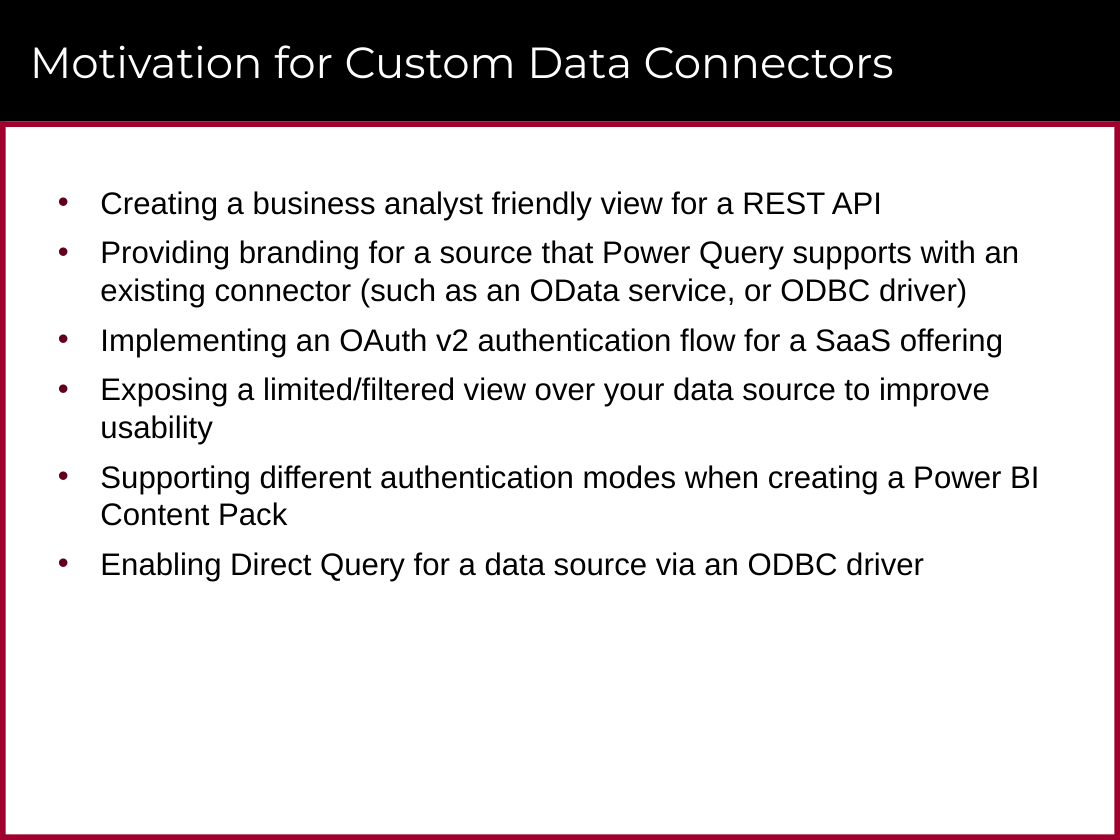
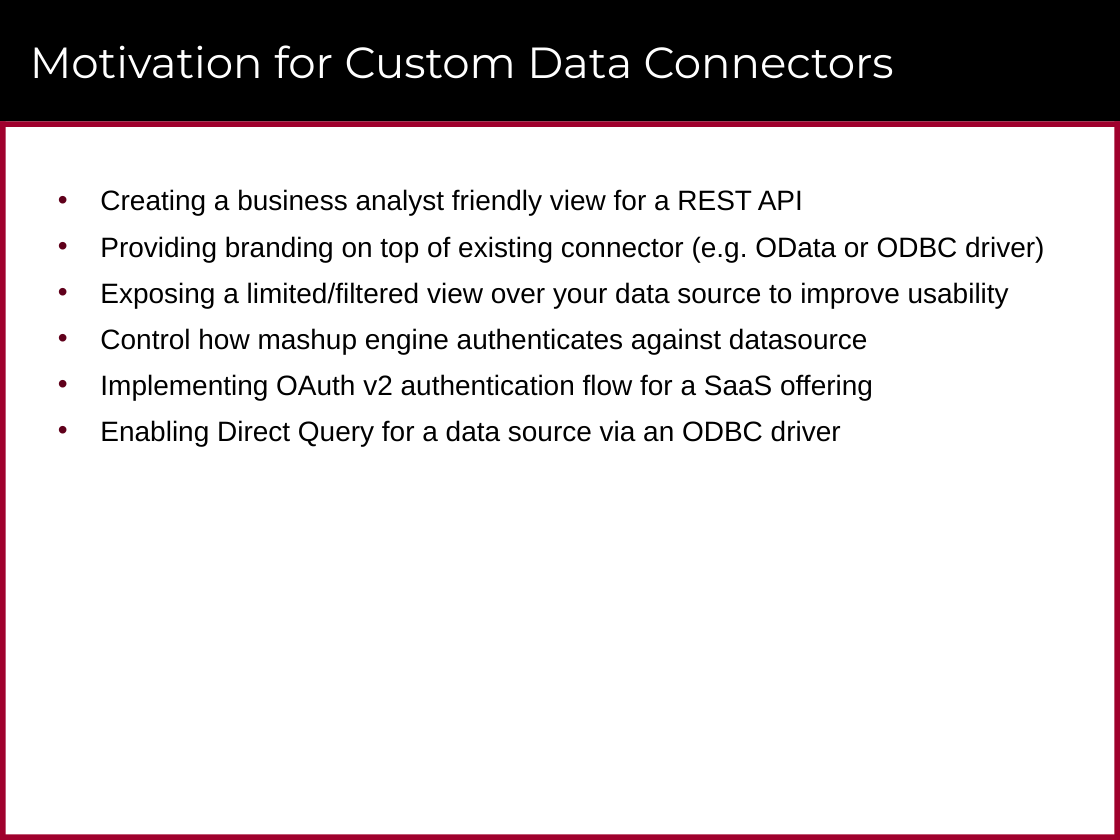
Before and after one commit to CriticalPathTraining/Intro2M, a slide deck: slide 47 of Introduction to M Programming for the Power BI Warrior.pptx. Drawn at 1120x840 pixels with LibreOffice and Linux fonts; fonts in the diff are those of the drawing; background and template pictures are left out. Boxes give left, top, right and bottom in pixels: in the first picture for what was removed or moved away, otherwise in the second. Text is boxed around its words. In the diff, an @@ line names an element or a change of style, - is before the commit and + after.

```diff
--- a/Introduction to M Programming for the Power BI Warrior.pptx
+++ b/Introduction to M Programming for the Power BI Warrior.pptx
@@ text at (x1=100, y1=189, x2=1009, y2=446): size 20 to 18 pt in "Creating a business analyst friendly view for ...", "Exposing a limited/filtered view over your data ...", "Enabling Direct Query for a data source ..." @@
@@ text at (x1=100, y1=236, x2=1044, y2=262): text changed; size 20 to 18 pt @@
-• Providing branding for a source that Power Query supports with an existing connector (such as an OData service, or ODBC driver)
-• Implementing an OAuth v2 authentication flow for a SaaS offering
+• Providing branding on top of existing connector (e.g. OData or ODBC driver)
@@ text at (x1=100, y1=328, x2=873, y2=400): text changed; size 20 to 18 pt @@
-• Supporting different authentication modes when creating a Power BI Content Pack
+• Control how mashup engine authenticates against datasource
+• Implementing OAuth v2 authentication flow for a SaaS offering
```
Also in this commit, not shown: 3 other slides changed, 30 other files.
